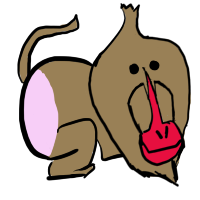
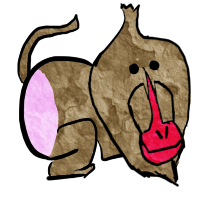
Two versions of the same layered image (200 x 200). Layer-by-layer changes:
added layer "Paint Layer 3" (soft light) above "Paint Layer 1" over [19, 6, 191, 183]
painted on "Paint Layer 1" over [19, 6, 191, 183]
painted on "Paint Layer 2" over [19, 6, 191, 183]
